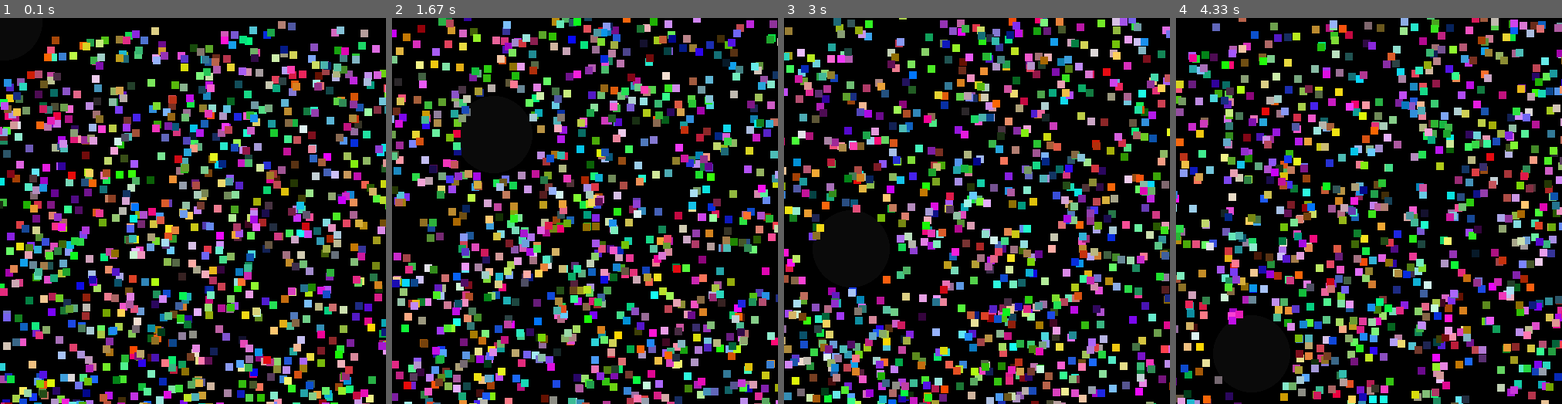
Above: before the commit, frames 1-4 (left to right).
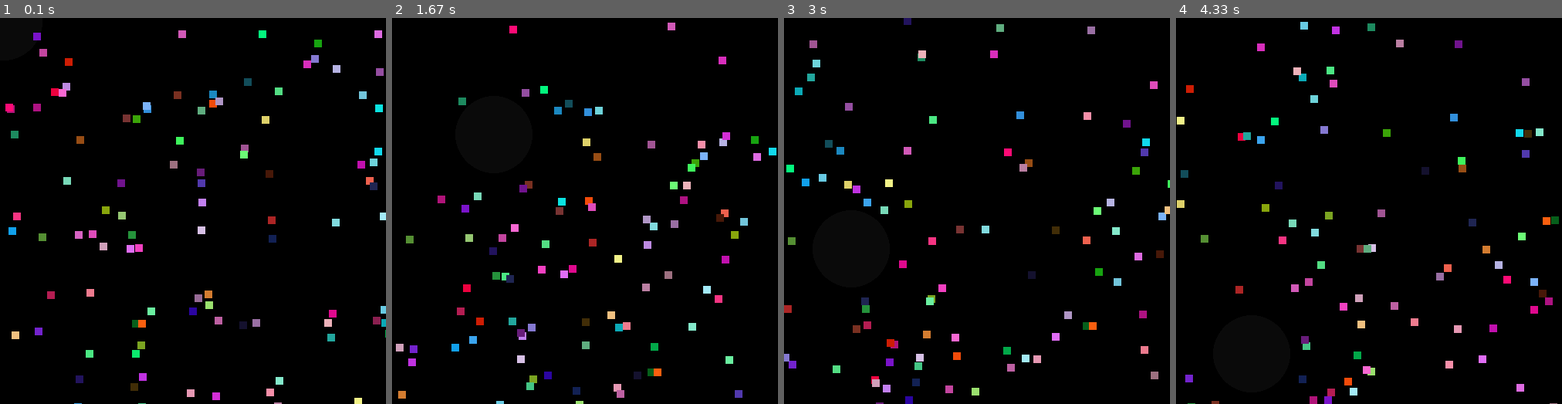
Above: after the commit, the same moments.

Repository: DeaSTL/pygame-OO
Game: pygame game, started from main.py
The game is run twice, just before and just after one commit, with the same random seed, the same clock (stepped at 60 frames per second) and the same inputs.
Inputs (mouse positions are in pixels of both pictures, inside the frame that each line leads up to):
- Up to frame 1 (0.1 s): no input
- Up to frame 2 (1.67 s): click (585, 211) at 0.4 s; click (623, 295) at 0.73 s; click (727, 346) at 1.07 s; click (492, 133) at 1.4 s
- Up to frame 3 (3 s): click (977, 257) at 1.73 s; click (922, 129) at 2.07 s; click (1112, 311) at 2.4 s; click (849, 249) at 2.73 s
- Up to frame 4 (4.33 s): click (1257, 137) at 3.07 s; click (1276, 280) at 3.4 s; click (1507, 299) at 3.73 s; click (1253, 353) at 4.07 s

The runs differ from the first frame. In frame 1, 33% of the frame differs, in the area x 0-100%, y 0-100%; in frame 2, 32%; in frame 3, 31%; in frame 4, 31%.

Commit message:
some changes

Diff:
--- a/main.py
+++ b/main.py
@@ -6,7 +6,7 @@
 class main(pygameapp.App):
 
 	def createParticles(self):
-		for i in range(1,1000):
+		for i in range(1,100):
 			global particle_array
 			rand_pos = (random.randrange(0,self.getWindowWidth()),
 				random.randrange(0,self.getWindowHeight()))
@@ -49,4 +49,4 @@
 		self.applyForce()
 		self.checkCollision()
 
-main(500,500,60).start()
+main(500,500,20).start()
